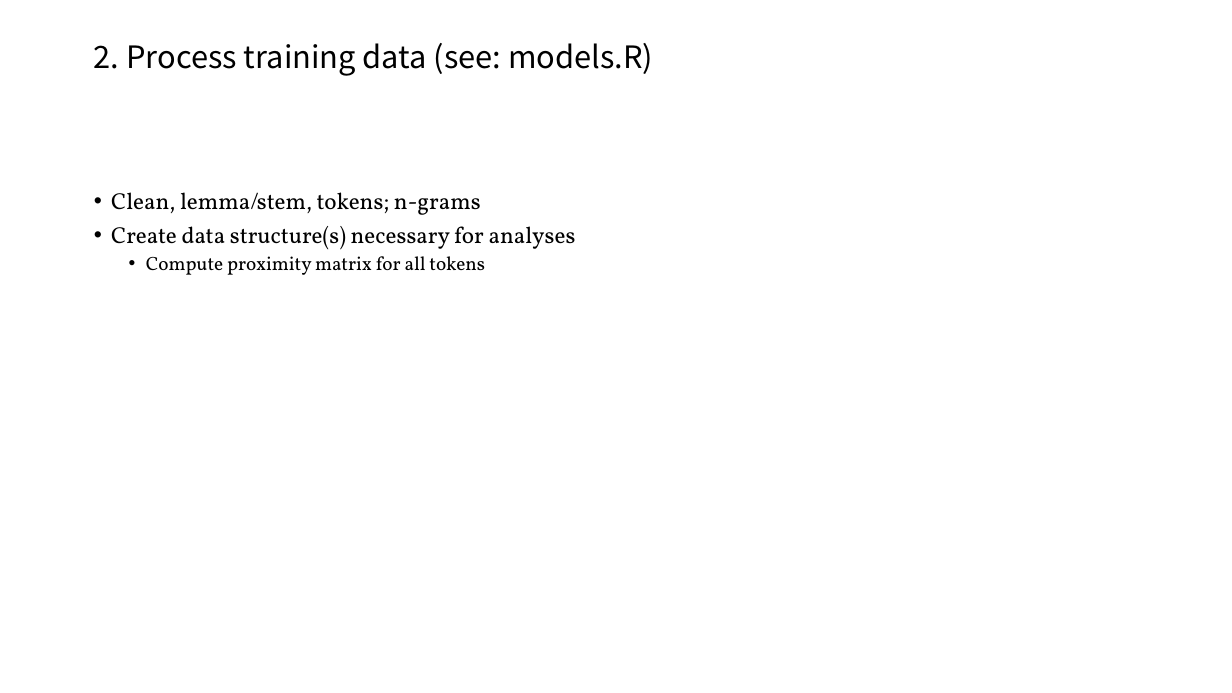
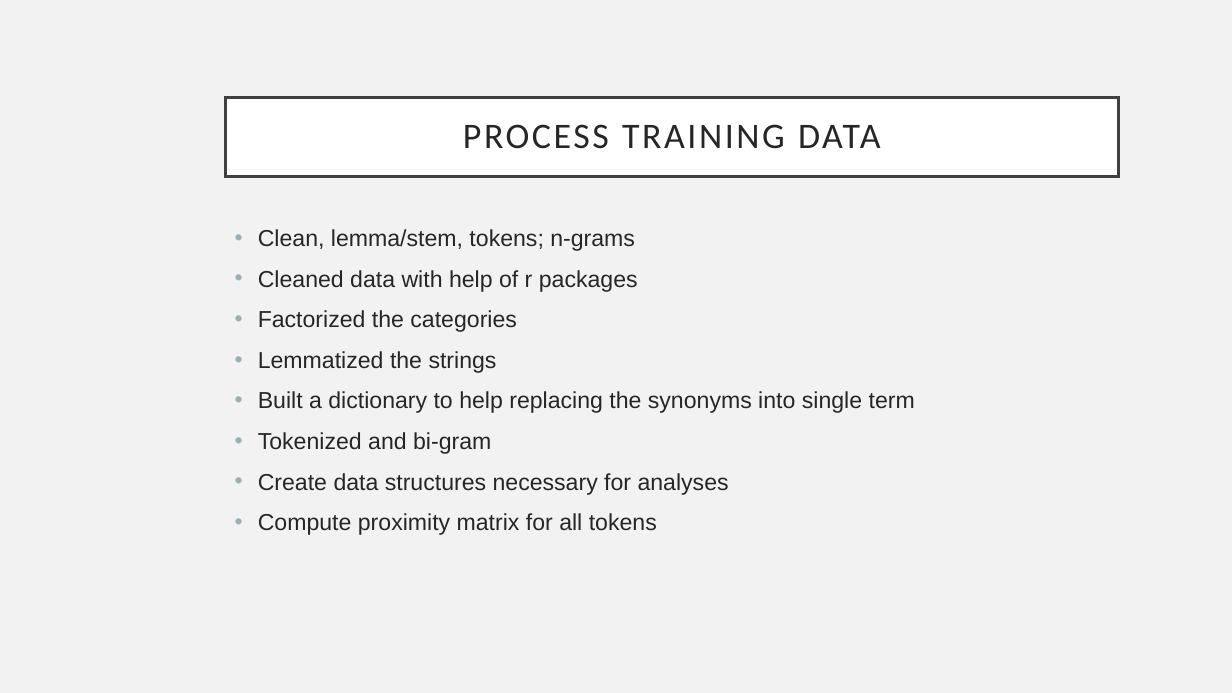
Before and after one commit to ahgraber/Chatbot, a slide deck: slide 6 of SEI presentation.pptx (slide 5 before the commit). Drawn at 1232x693 pixels with LibreOffice and Linux fonts; fonts in the diff are those of the drawing. Boxes give left, top, right and bottom in pixels: in the first picture for what was removed or moved away, otherwise in the second. Text is boxed around its words. In the diff, an @@ line names an element or a change of style, - is before the commit and + after.

Commit message:
Final clean & update of version as presented

```diff
--- a/SEI presentation.pptx
+++ b/SEI presentation.pptx
@@ background #FFFFFF to #F2F2F2 @@
@@ title "PROCESS TRAINING DATA": place and size @@
-title "PROCESS TRAINING DATA" at (94,43,653,76)
+title "PROCESS TRAINING DATA" at (226,97,1119,176)
@@ title "PROCESS TRAINING DATA" at (226,97,1119,176): vertical alignment top to middle; fill none to #FFFFFF; outline none to #404040 2.5 pt @@
@@ title at (463,124,881,149): text changed; size 24 to 28 pt; font Noto Sans CJK KR to Calibri; text colour #000000 to #262626 @@
-2. Process training data (see: models.R)
+PROCESS TRAINING DATA
@@ text "Clean, lemma/stem, tokens; n-grams": place and size @@
-text "Clean, lemma/stem, tokens; n-grams" at (111,192,576,275)
+text "Clean, lemma/stem, tokens; n-grams" at (258,229,915,535)
@@ text at (258,229,657,535): font Vollkorn to Arial, text colour #000000 to #262626 in "Clean, lemma/stem, tokens; n-grams", "Compute proximity matrix for all tokens"; size 15 to 18 pt in "Compute proximity matrix for all tokens"; indent changed; line spacing 0.9 to 1; more space between paragraphs; list level 2 to 1 in "Compute proximity matrix for all ..." @@
@@ text at (258,270,915,495): text changed; font Vollkorn to Arial; text colour #000000 to #262626 @@
-• Create data structure(s) necessary for analyses
+• Cleaned data with help of r packages
+• Factorized the categories
+• Lemmatized the strings
+• Built a dictionary to help replacing the synonyms into single term
+• Tokenized and bi-gram
+• Create data structures necessary for analyses
```
Also in this commit, not shown: 2 other slides changed, 8 slides added, 7 slides removed, 17 other files.
